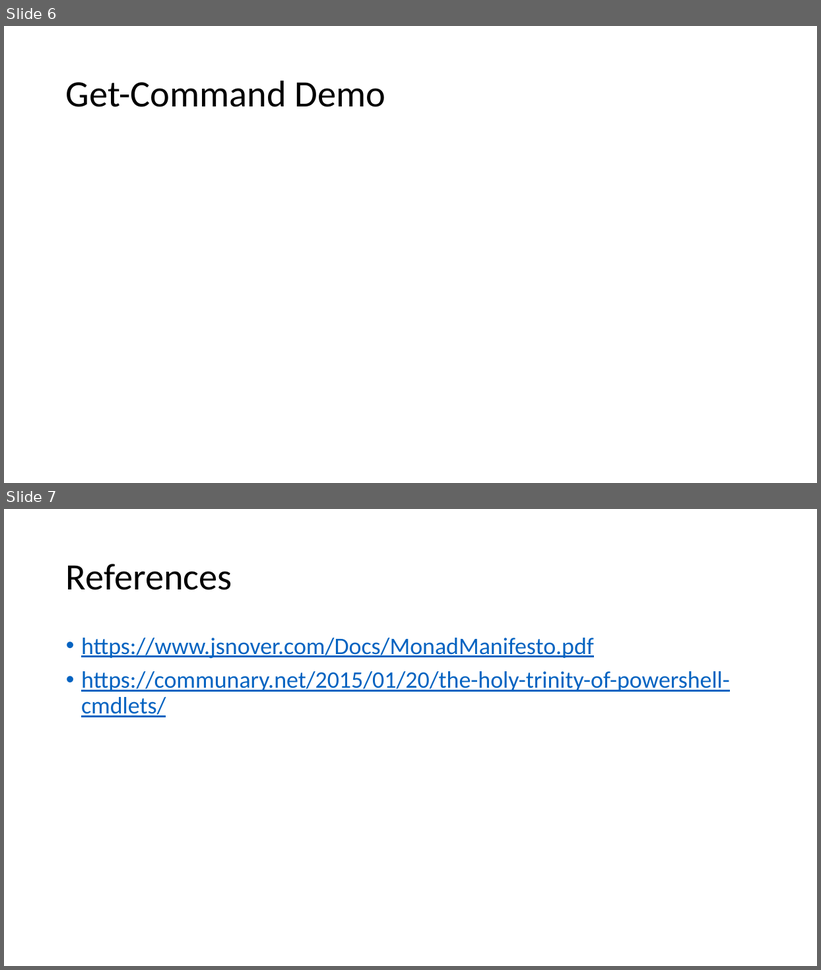
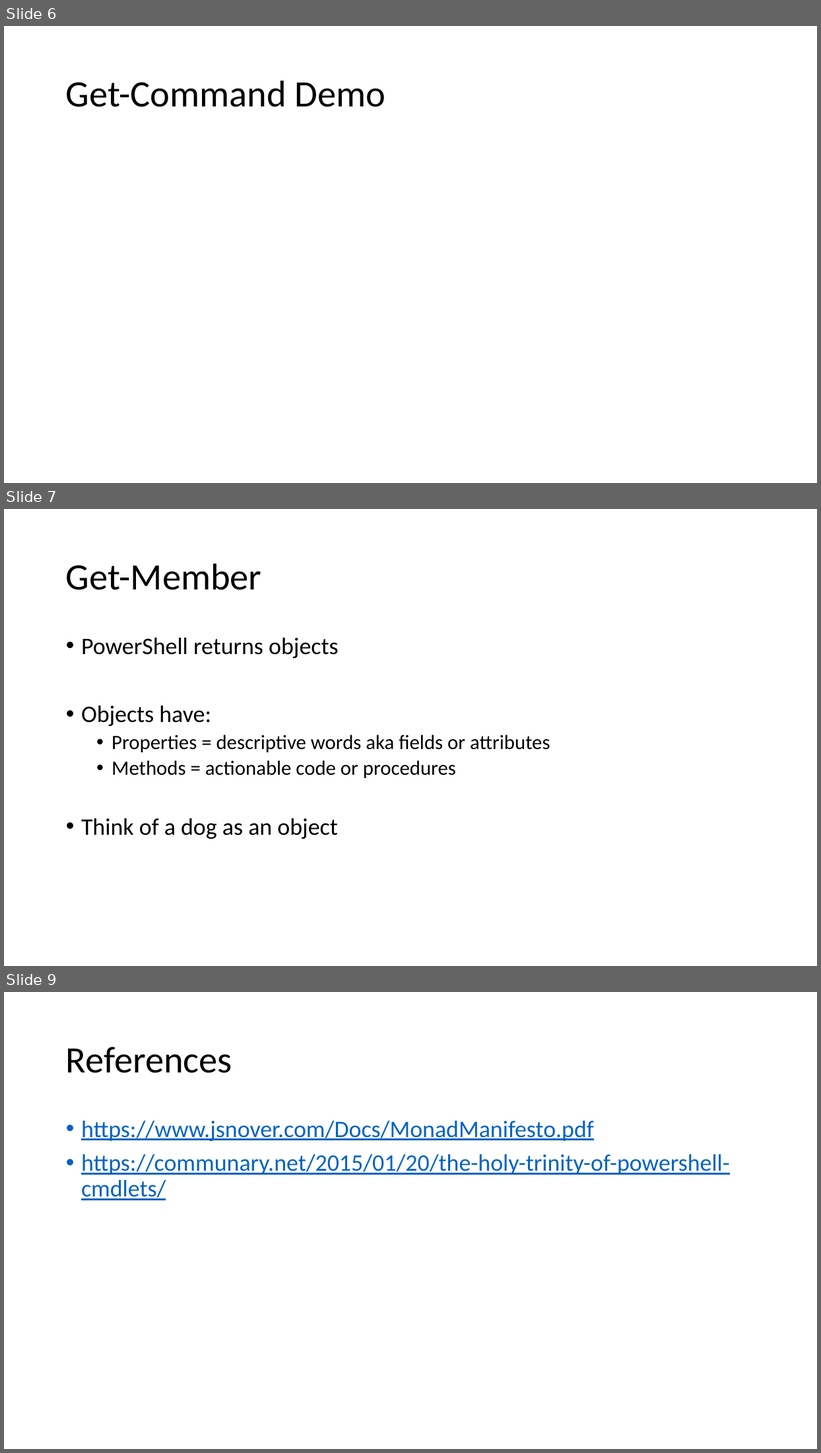
Before and after one commit to ergo3114/Fundamentals1, a slide deck: PowerShell Fundamentals 1.pptx. Shown one above the other, each under a label of ours: slides 6 and 7 before the commit, slides 6, 7 and 9 after it; the slides between them are not shown. The pictures are 821x970 and 821x1453 pixels, drawn with LibreOffice and Linux fonts; fonts in the diff are those of the drawing. Boxes give left, top, right and bottom in pixels: in the first picture for what was removed or moved away, otherwise in the second. Text is boxed around its words. In the diff, an @@ line names an element or a change of style, - is before the commit and + after.

Commit message:
Added Get-Member presentation

```diff
--- a/PowerShell Fundamentals 1.pptx
+++ b/PowerShell Fundamentals 1.pptx
@@ slide 7 added at bbox=[4, 509, 817, 966], background #FFFFFF @@
@@ title added at bbox=[66, 563, 262, 590], 44 pt, text #000000 @@
+Get-Member
@@ text added at bbox=[81, 638, 550, 839], 24 pt, text #000000 @@
+• PowerShell returns objects
+• Objects have:
+  • Properties = descriptive words aka fields or attributes
+  • Methods = actionable code or procedures
+• Think of a dog as an object
@@ what was slide 7 is now slide 9 @@
```
Also in this commit, not shown: 1 slide changed, 1 other slide added.
